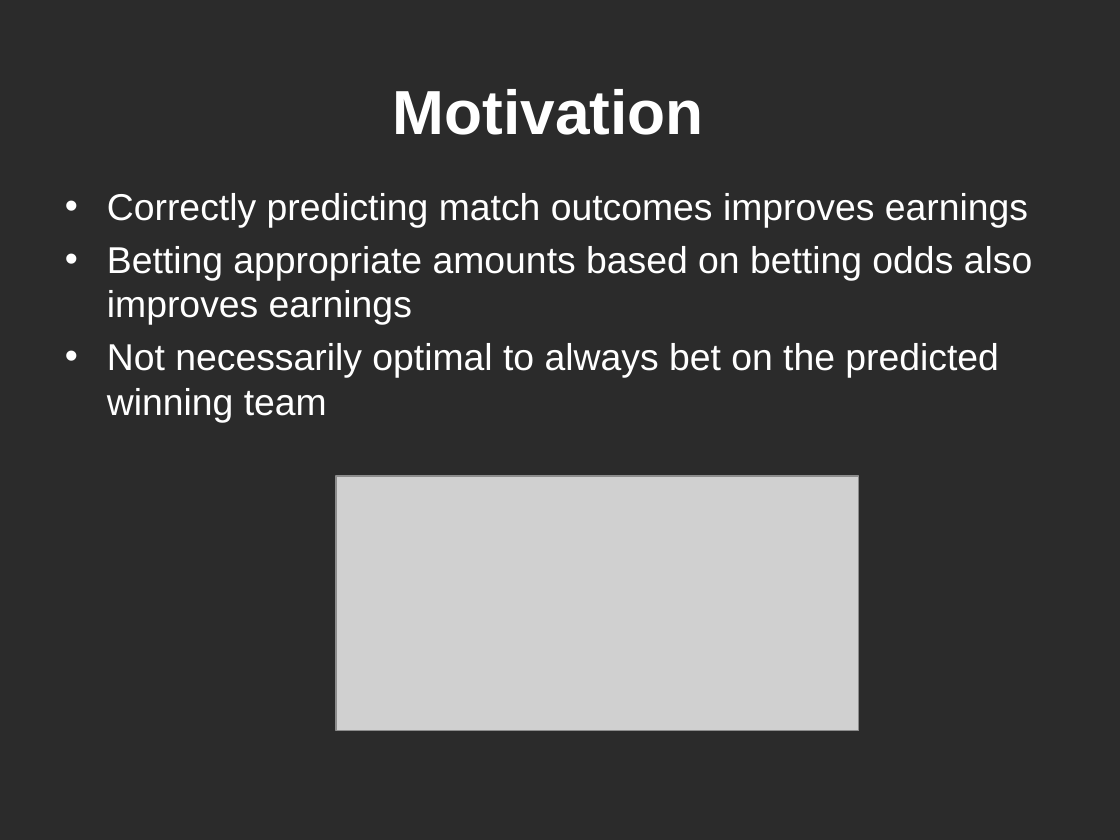
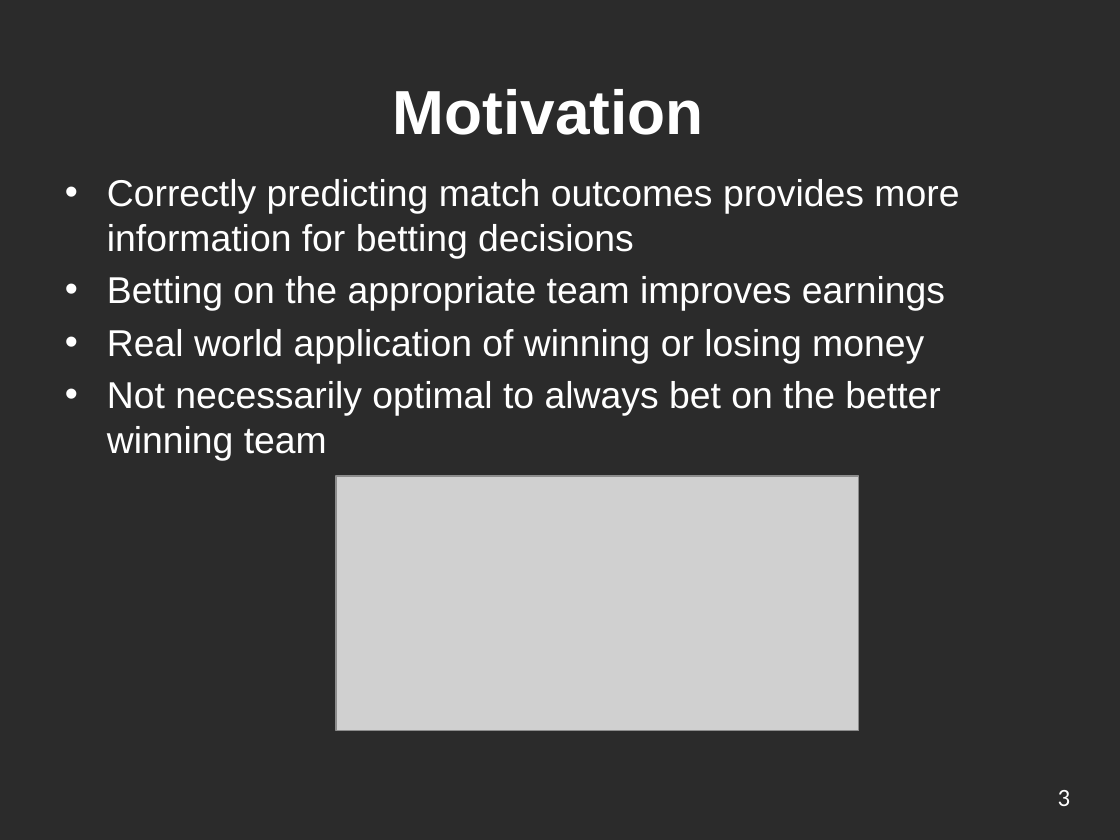
Before and after one commit to ickletsmulet/ECE-143-Group-19, a slide deck: slide 3 of Presentation.pptx. Drawn at 1120x840 pixels with LibreOffice and Linux fonts; fonts in the diff are those of the drawing; grey boxes stand for pictures; background and template pictures are left out; a plain dark background stands for a picture behind light text. Boxes give left, top, right and bottom in pixels: in the first picture for what was removed or moved away, otherwise in the second. Text is boxed around its words. In the diff, an @@ line names an element or a change of style, - is before the commit and + after.

```diff
--- a/Presentation.pptx
+++ b/Presentation.pptx
@@ text at (107,179,959,460): text changed @@
-• Correctly predicting match outcomes improves earnings
-• Betting appropriate amounts based on betting odds also improves earnings
-• Not necessarily optimal to always bet on the predicted winning team
+• Correctly predicting match outcomes provides more information for betting decisions
+• Betting on the appropriate team improves earnings
+• Real world application of winning or losing money
+• Not necessarily optimal to always bet on the better winning team
@@ page number added at (1058,790,1071,806), 16 pt, text #FFFFFF @@
+3
```
Also in this commit, not shown: 5 other slides changed, 6 slides added, 1 slide removed.
